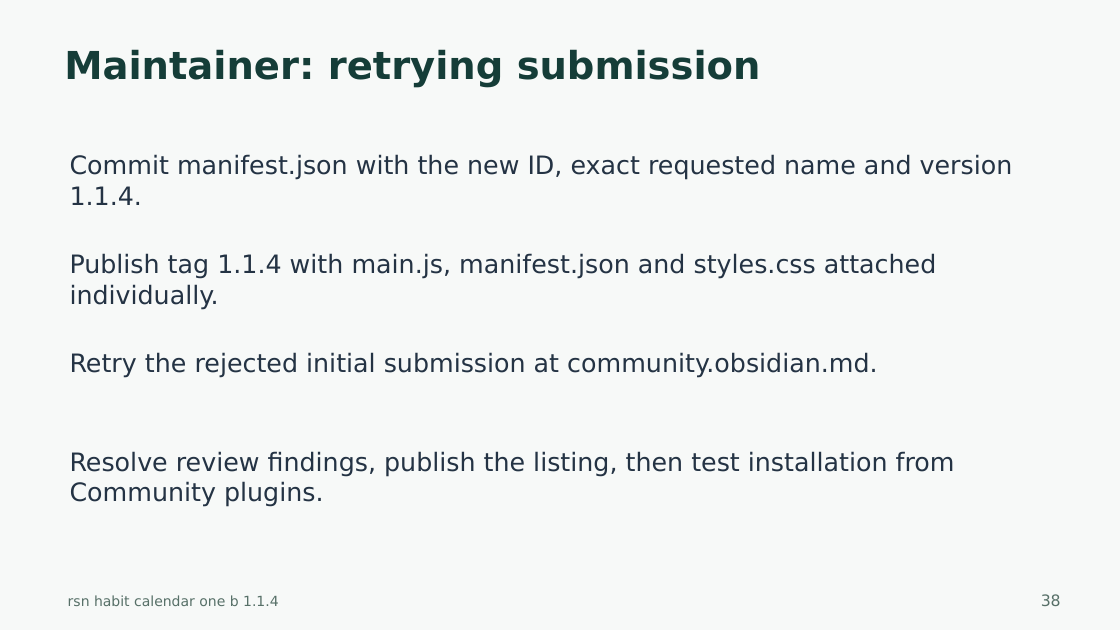
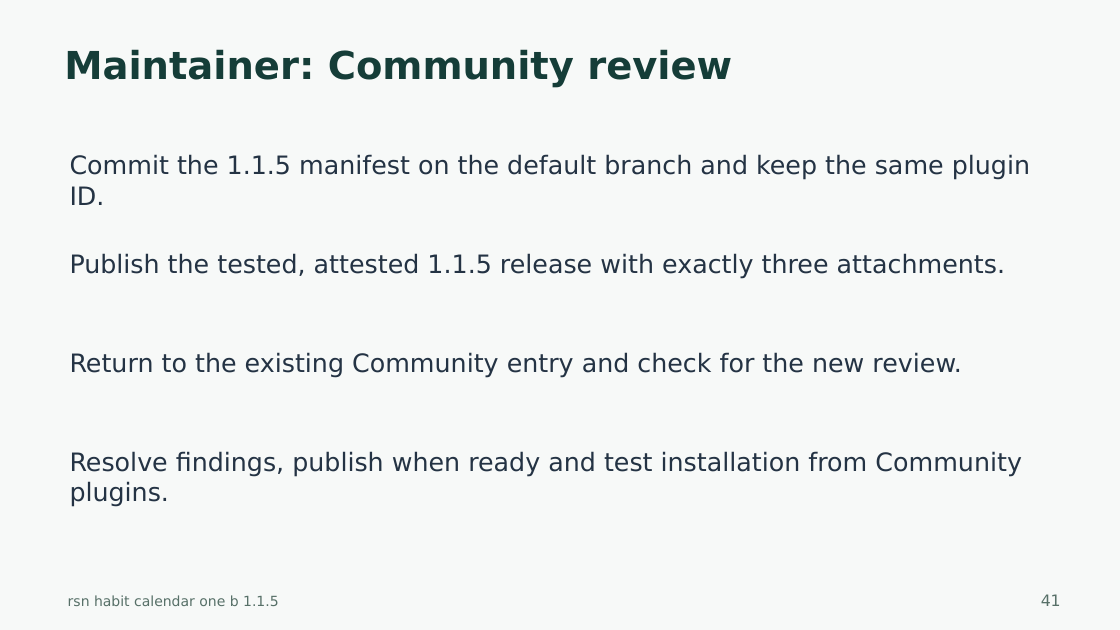
Before and after one commit to harharhari/rsn-habit-tracker-obsidian-plugin, a slide deck: slide 41 of docs/rsn-habit-calendar-one-b-tutorial.pptx (slide 38 before the commit). Drawn at 1120x630 pixels with LibreOffice and Linux fonts; fonts in the diff are those of the drawing. Boxes give left, top, right and bottom in pixels: in the first picture for what was removed or moved away, otherwise in the second. Text is boxed around its words. In the diff, an @@ line names an element or a change of style, - is before the commit and + after.

Commit message:
1. changes made as per obsidian report 2. *.ts files added to src directory 3. as on 2026-10-24

```diff
--- a/docs/rsn-habit-calendar-one-b-tutorial.pptx
+++ b/docs/rsn-habit-calendar-one-b-tutorial.pptx
@@ text at (64, 49, 732, 88): text changed @@
-Maintainer: retrying submission
+Maintainer: Community review
@@ text at (70, 154, 1030, 205): text changed @@
-Commit manifest.json with the new ID, exact requested name and version 1.1.4.
+Commit the 1.1.5 manifest on the default branch and keep the same plugin ID.
@@ text at (70, 253, 1005, 279): text changed @@
-Publish tag 1.1.4 with main.js, manifest.json and styles.css attached individually.
+Publish the tested, attested 1.1.5 release with exactly three attachments.
@@ text at (70, 352, 961, 378): text changed @@
-Retry the rejected initial submission at community.obsidian.md.
+Return to the existing Community entry and check for the new review.
@@ text at (70, 451, 1022, 507): text changed @@
-Resolve review findings, publish the listing, then test installation from Community plugins.
+Resolve findings, publish when ready and test installation from Community plugins.
@@ text at (68, 595, 279, 606): text changed @@
-rsn habit calendar one b 1.1.4
+rsn habit calendar one b 1.1.5
@@ text at (1041, 594, 1061, 606): text changed @@
-38
+41
```
Also in this commit, not shown: 35 other slides changed, 5 slides added, 2 slides removed, 41 other files.
